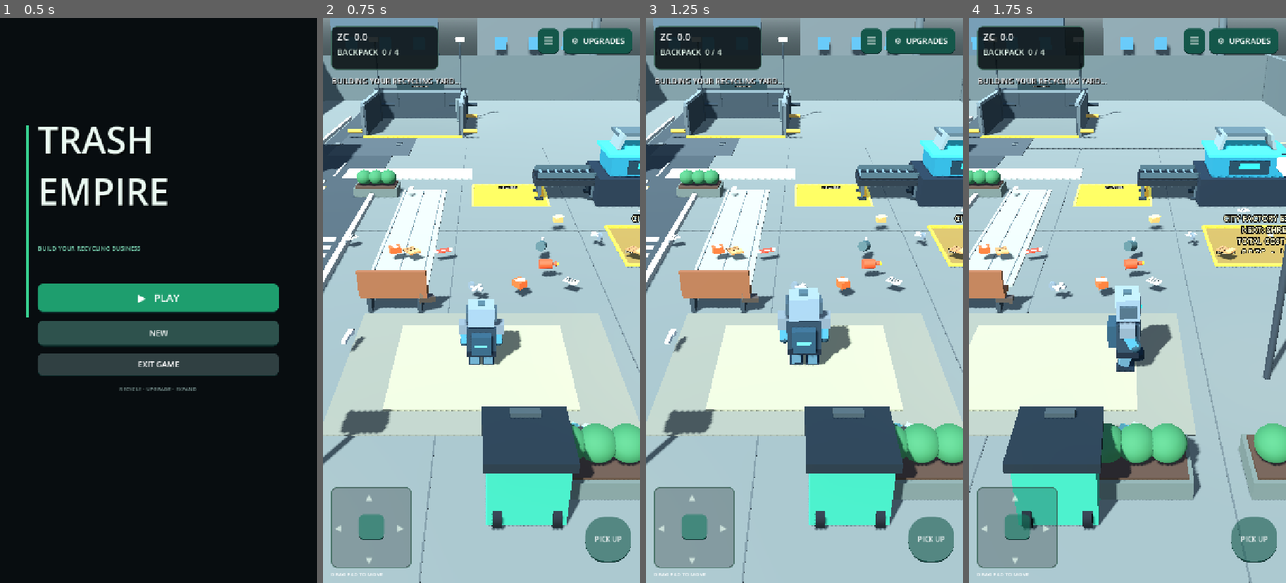
Above: before the commit, frames 1-4 (left to right).
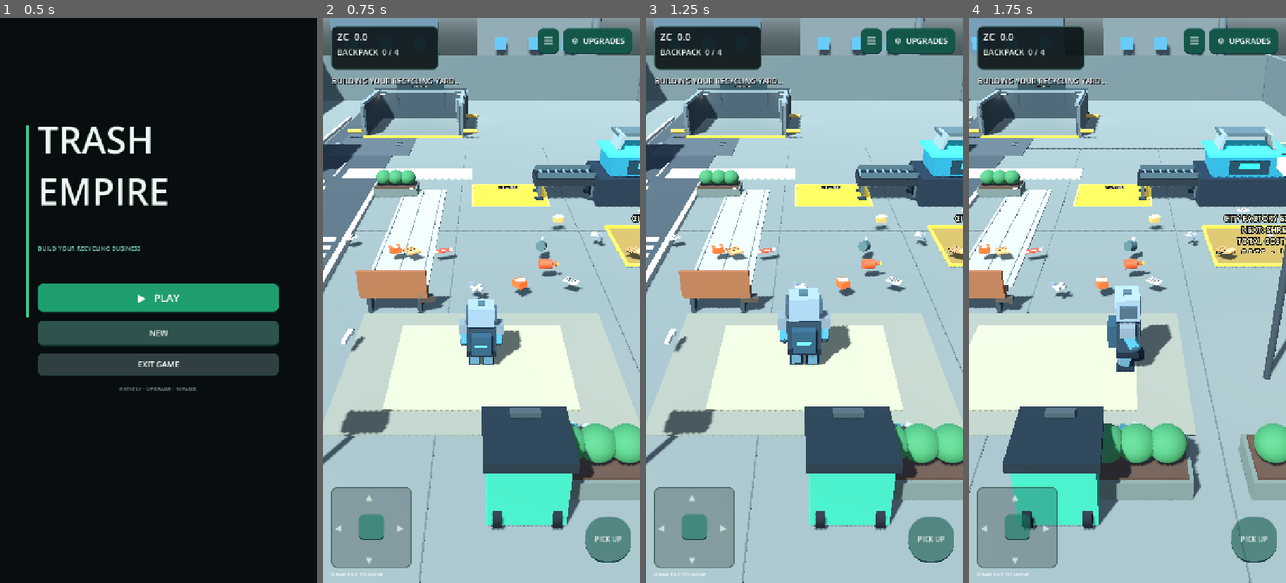
Above: after the commit, the same moments.

Repository: zekainstabot/trash-empire
Game: Godot game, scene res://Scenes/Main.tscn
The game is run twice, just before and just after one commit, with the same random seed, the same clock (stepped at 60 frames per second) and the same inputs.
Inputs (mouse positions are in pixels of both pictures, inside the frame that each line leads up to):
- Up to frame 1 (0.5 s): no input
- Up to frame 2 (0.75 s): click "▶ PLAY" at 0.5 s
- Up to frame 3 (1.25 s): no input
- Up to frame 4 (1.75 s): move the mouse to (1197, 272) at 1.27 s; hold D (move_right) from 1.28 s (still down); click (1197, 272) at 1.42 s

Frame 1 is identical in both runs. In frame 2, 0.8% of the frame differs, in the area x 9-56%, y 3-32%; in frame 3, 0.8%; in frame 4, 0.7%.

Commit message:
Clear street obstacles, correct truck wheel rotation, refine waste bunker

Diff:
--- a/Scripts/main.gd
+++ b/Scripts/main.gd
@@ -281,8 +281,8 @@
 	_make_bin(Vector3(12.4, 0, -4.5), Color(0.12, 0.42, 0.78), "PLASTIC")
 	_make_bin(Vector3(12.4, 0, -7.7), Color(0.78, 0.56, 0.12), "METAL")
 	_make_bin(Vector3(12.4, 0, -10.9), Color(0.18, 0.58, 0.34), "PAPER")
-	_make_barrel(Vector3(-12.2, 0, 3.5), Color(0.76, 0.31, 0.16))
-	_make_barrel(Vector3(-10.8, 0, 4.1), Color(0.18, 0.43, 0.67))
+	_make_barrel(Vector3(-13.25, 0, 4.0), Color(0.76, 0.31, 0.16))
+	_make_barrel(Vector3(-13.25, 0, 6.0), Color(0.18, 0.43, 0.67))
 	_make_tire_stack(Vector3(12.0, 0, 4.5))
 	_make_lamp(Vector3(-13.4, 0, -12.5))
 	_make_lamp(Vector3(13.4, 0, 10.5))
@@ -466,7 +466,7 @@
 	for x in [-3.72, -2.85, -1.98]:
 		_box("WalkwayPaverJoint", Vector3(x, 0.075, -2.2), Vector3(0.035, 0.012, 9.8), Color(0.29, 0.33, 0.32), false)
 	# Raised planters, shrubs and low decorative edging.
-	for pos in [Vector3(-5.1, 0, -6.8), Vector3(2.2, 0, 10.5), Vector3(5.4, 0, 10.5)]:
+	for pos in [Vector3(-4.15, 0, -6.8), Vector3(2.2, 0, 10.5), Vector3(5.4, 0, 10.5)]:
 		_box("PlanterBase", pos + Vector3(0, 0.22, 0), Vector3(2.1, 0.44, 1.25), Color(0.30, 0.34, 0.31), true)
 		_box("PlanterSoil", pos + Vector3(0, 0.46, 0), Vector3(1.92, 0.08, 1.08), Color(0.24, 0.18, 0.12), false)
 		for shrub_x in [-0.58, 0.0, 0.58]:
@@ -2464,8 +2464,7 @@
 	_box("CityDumpBackWall", Vector3(-4.8, 1.15, -25.85), Vector3(7.2, 2.3, 0.22), Color(0.27, 0.31, 0.31), true)
 	_box("CityDumpLeftWall", Vector3(-8.25, 1.0, -22.5), Vector3(0.22, 2.0, 6.5), Color(0.27, 0.31, 0.31), true)
 	_box("CityDumpRightWall", Vector3(-1.35, 1.0, -22.5), Vector3(0.22, 2.0, 6.5), Color(0.27, 0.31, 0.31), true)
-	for x in [-8.12, -1.48]:
-		_cylinder("DepotSteelCornerPost", Vector3(x, 1.15, -25.65), 0.12, 2.3, Color(0.12, 0.16, 0.17), true)
+	# Corner joints are integrated into the bunker walls; no tall loose pipes.
 	# Concrete expansion joints, drainage channel and restrained safety markings.
 	for z in [-25.0, -22.5, -20.0]:
 		_box("DepotConcreteJoint", Vector3(-4.8, 0.082, z), Vector3(6.8, 0.012, 0.035), Color(0.16, 0.19, 0.19), false)
@@ -2482,15 +2481,15 @@
 	for x in [-8.8, -0.8]:
 		for z in [-19.0, -24.5]:
 			_cylinder("DepotSafetyBollard", Vector3(x, 0.48, z), 0.13, 0.96, Color(0.62, 0.48, 0.20), true)
-	# Fixed floodlights and a wall-mounted service cabinet add practical industrial detail.
-	for x in [-8.0, -1.6]:
-		_cylinder("DepotFloodlightPole", Vector3(x, 3.0, -25.0), 0.065, 6.0, Color(0.14, 0.18, 0.19), false)
-		_box("DepotFloodlight", Vector3(x, 5.85, -24.9), Vector3(0.72, 0.22, 0.42), Color(0.68, 0.70, 0.65), false)
+	# Compact wall-mounted work lights replace the oversized protruding poles.
+	for x in [-7.85, -1.75]:
+		_box("DepotFloodlightHousing", Vector3(x, 2.05, -25.48), Vector3(0.72, 0.28, 0.22), Color(0.16, 0.21, 0.22), false)
+		_box("DepotFloodlightLens", Vector3(x, 1.98, -25.34), Vector3(0.48, 0.08, 0.035), Color(0.92, 0.82, 0.55), false)
 		var lamp := OmniLight3D.new()
-		lamp.position = Vector3(x, 5.55, -24.9)
+		lamp.position = Vector3(x, 1.85, -25.15)
 		lamp.light_color = Color(0.82, 0.86, 0.82)
-		lamp.light_energy = 0.32
-		lamp.omni_range = 8.0
+		lamp.light_energy = 0.22
+		lamp.omni_range = 5.0
 		add_child(lamp)
 	_box("DepotElectricalCabinet", Vector3(-1.75, 0.95, -24.6), Vector3(0.48, 1.6, 0.34), Color(0.34, 0.39, 0.38), true)
 	_box("DepotCabinetDoor", Vector3(-1.75, 0.95, -24.41), Vector3(0.38, 1.42, 0.035), Color(0.24, 0.29, 0.29), false)
@@ -2521,17 +2520,30 @@
 	var wheels: Array[Node3D] = []
 	for side in [-1.0, 1.0]:
 		for wheel_z in [-1.18, 1.12]:
+			# The pivot axis runs across the axle; the tire mesh is rotated separately.
+			var wheel_pivot := Node3D.new()
+			wheel_pivot.name = "TruckWheelPivot"
+			wheel_pivot.position = Vector3(side * 0.98, 0.42, wheel_z)
+			truck.add_child(wheel_pivot)
 			var wheel := MeshInstance3D.new()
 			var wheel_mesh := CylinderMesh.new()
 			wheel_mesh.top_radius = 0.38
 			wheel_mesh.bottom_radius = 0.38
 			wheel_mesh.height = 0.22
 			wheel.mesh = wheel_mesh
-			wheel.position = Vector3(side * 0.98, 0.42, wheel_z)
-			wheel.rotation_degrees.z = 90
+			wheel.rotation_degrees.z = 90.0
 			wheel.material_override = _mat(Color(0.055, 0.065, 0.07))
-			truck.add_child(wheel)
-			wheels.append(wheel)
+			wheel_pivot.add_child(wheel)
+			var hub := MeshInstance3D.new()
+			var hub_mesh := CylinderMesh.new()
+			hub_mesh.top_radius = 0.17
+			hub_mesh.bottom_radius = 0.17
+			hub_mesh.height = 0.245
+			hub.mesh = hub_mesh
+			hub.rotation_degrees.z = 90.0
+			hub.material_override = _mat(Color(0.48, 0.53, 0.52))
+			wheel_pivot.add_child(hub)
+			wheels.append(wheel_pivot)
 	truck.set_meta("wheels", wheels)
 	_city_truck_box(truck, "TruckLogo", Vector3(0, 1.45, 1.68), Vector3(0.9, 0.32, 0.035), Color(0.72, 0.66, 0.48))
 	return truck
